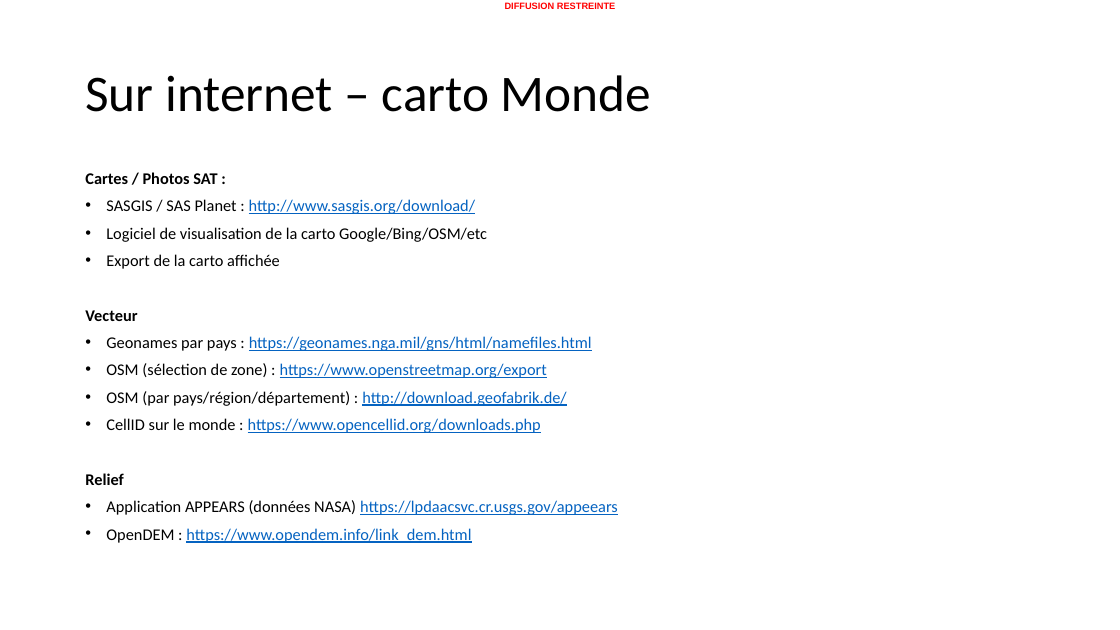
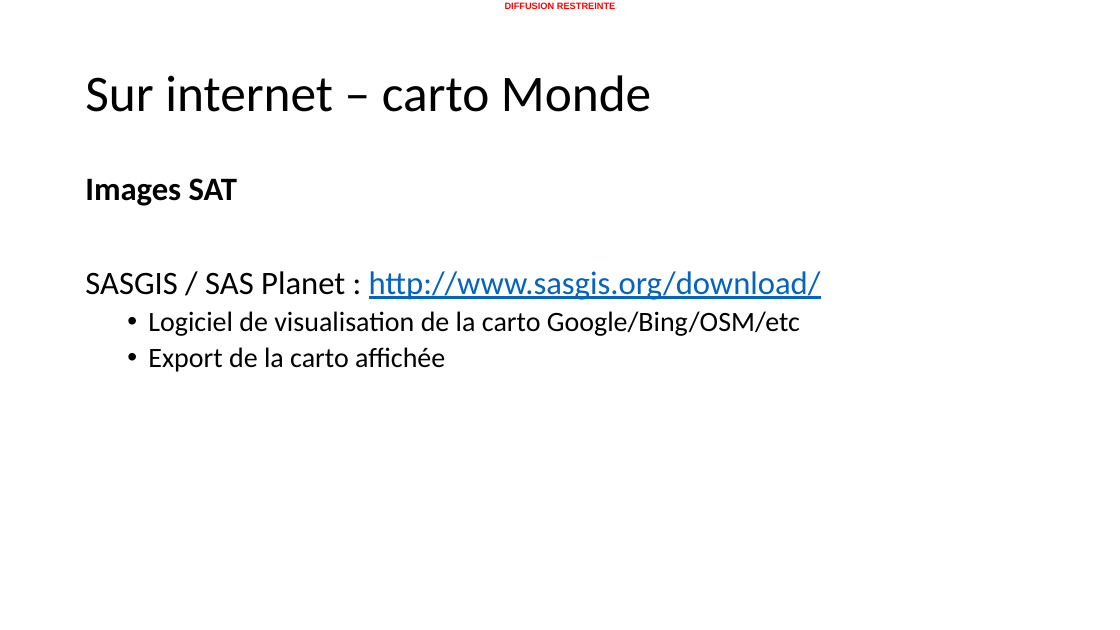
Before and after one commit to 20100dbg/OutilsGeo, a slide deck: slide 5 of cours/Guide - obtenir des cartes.pptx (slide 6 before the commit). Drawn at 1120x630 pixels with LibreOffice and Linux fonts; fonts in the diff are those of the drawing; background and template pictures are left out. Boxes give left, top, right and bottom in pixels: in the first picture for what was removed or moved away, otherwise in the second. Text is boxed around its words. In the diff, an @@ line names an element or a change of style, - is before the commit and + after.

```diff
--- a/cours/Guide - obtenir des cartes.pptx
+++ b/cours/Guide - obtenir des cartes.pptx
@@ text at [85, 178, 237, 206]: text changed; size 14 to 28 pt @@
-Cartes / Photos SAT :
+Images SAT
@@ text at [85, 271, 821, 372]: size 14 to 28 pt in "SASGIS / SAS Planet : http://www.sasgis.org/download/"; size 14 to 24 pt in "Logiciel de visualisation de la carto Google/Bing/OSM/etc", "Export de la carto affichée"; bullet • to none; line spacing 0.8 to 0.9; list level 1 to 2 in "Logiciel de visualisation de la ..."; list level 1 to 2 in "Export de la carto affichée" @@
@@ text at [85, 310, 618, 543]: paragraphs removed @@
-Vecteur
-• Geonames par pays : https://geonames.nga.mil/gns/html/namefiles.html
-• OSM (sélection de zone) : https://www.openstreetmap.org/export
-• OSM (par pays/région/département) : http://download.geofabrik.de/
-• CellID sur le monde : https://www.opencellid.org/downloads.php
-Relief
-• Application APPEARS (données NASA) https://lpdaacsvc.cr.usgs.gov/appeears
-• OpenDEM : https://www.opendem.info/link_dem.html
```
Also in this commit, not shown: 7 other slides changed, 10 slides added, 6 slides removed, 1 other file.
